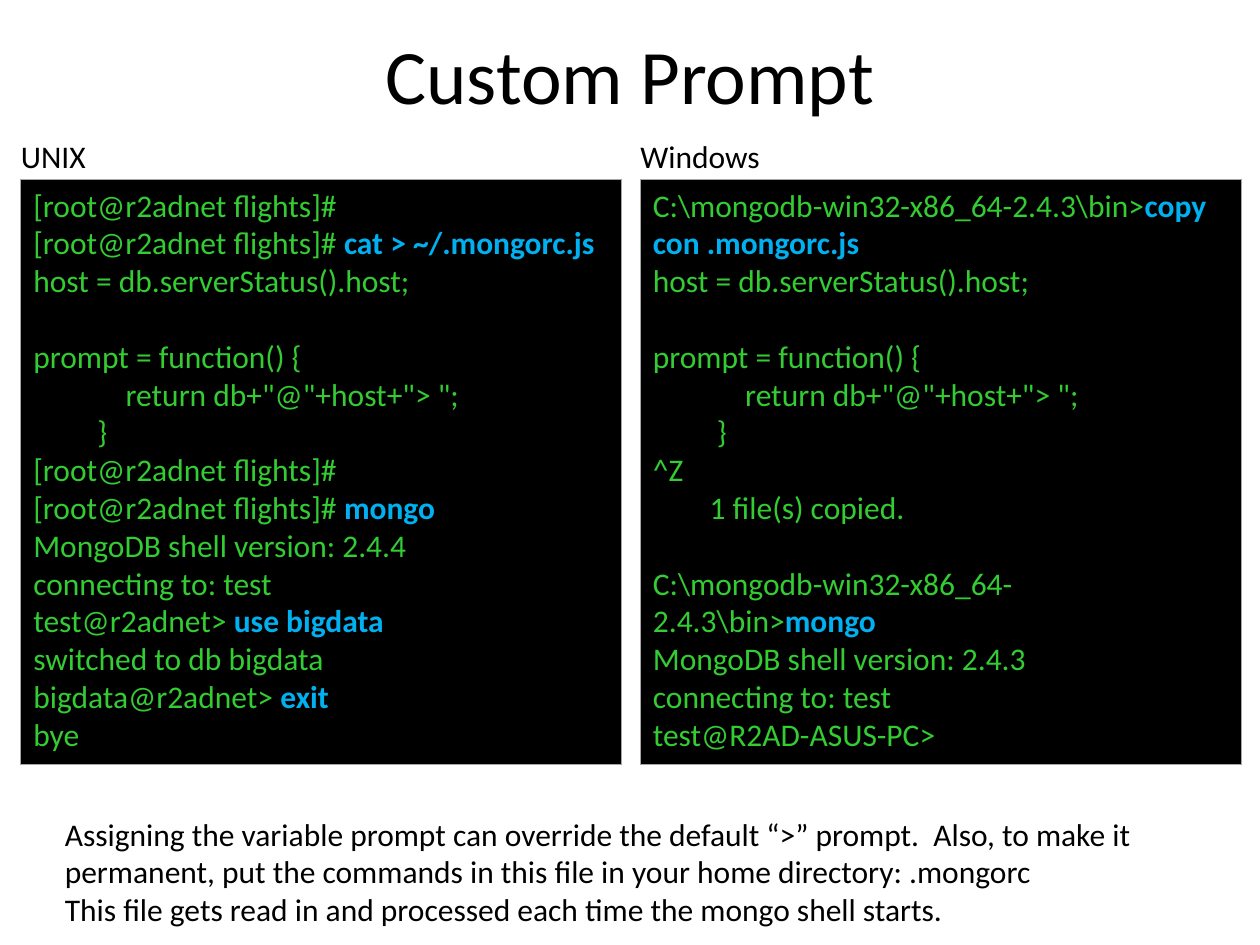
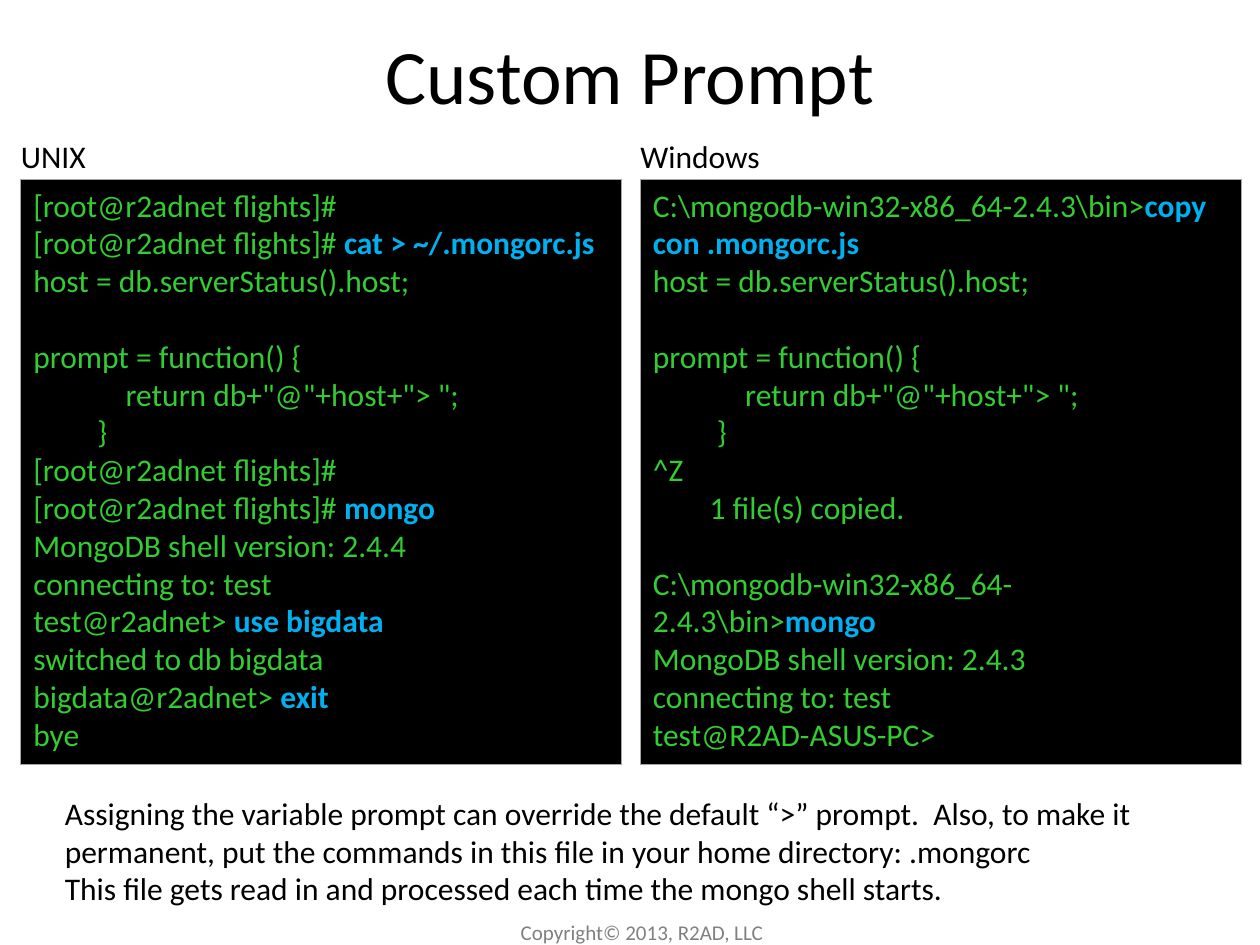
Before and after one commit to r2ad/planeBigData, a slide deck: slide 17 of nosql/mongodb/MongoDB-Introduction-R2AD-23July2013.pptx. Drawn at 1260x945 pixels with LibreOffice and Linux fonts; fonts in the diff are those of the drawing. Boxes give left, top, right and bottom in pixels: in the first picture for what was removed or moved away, otherwise in the second. Text is boxed around its words. In the diff, an @@ line names an element or a change of style, - is before the commit and + after.

Commit message:
Added copyright to slides.  Yes, they are free to use for non commercial purposes.

```diff
--- a/nosql/mongodb/MongoDB-Introduction-R2AD-23July2013.pptx
+++ b/nosql/mongodb/MongoDB-Introduction-R2AD-23July2013.pptx
@@ text "Assigning the variable prompt can ...": place and size @@
-text "Assigning the variable prompt can ..." at (65, 824, 1130, 927)
+text "Assigning the variable prompt can ..." at (65, 803, 1130, 906)
@@ text added at (521, 925, 763, 944), 12 pt, text #808080 @@
+Copyright© 2013, R2AD, LLC
```
Also in this commit, not shown: 24 other slides changed, 1 other file.
